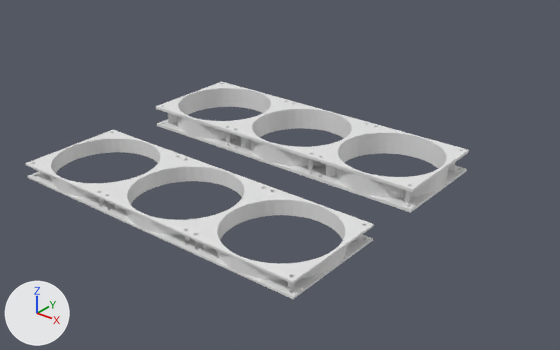
Before and after pictures for a commit that changed the Blender file airflow-tubes/airflow_tubes_v0_2.blend.
The view is the same before and after, from a camera (50 mm lens) standing at (0.793, -0.485, 0.427) and looking at (0.203, 0.251, -0.03). The axes (+X, +Y, +Z) are drawn at lower left. The lights are the same throughout.
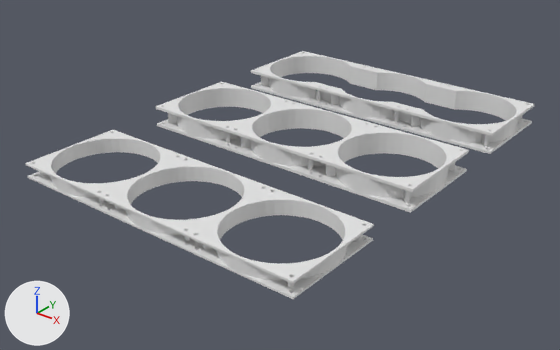
Where the change shows, as pixel boxes (x1, y1, x2, y2) in the pictures (560 x 350 px):
'Cube.005', added: after (251, 51, 534, 154)

Diff of the bpy script that builds the scene:
```diff
--- a/airflow-tubes/airflow_tubes_v0_2.blend.py
+++ b/airflow-tubes/airflow_tubes_v0_2.blend.py
@@ me_cube_008 @@
+me_cube_008.from_pydata(...)  # 2716 vertices, 1478 faces; spans x -79.0..79.0, y -30.0..30.0, z -1.0..1.0
@@ ob_cube_005 @@
+ob_cube_005 = bpy.data.objects.new('Cube.005', me_cube_008)
+ob_cube_005.location = (0.21, 0.4988, 0.0145)
+ob_cube_005.rotation_euler = (0.0, 0.0, 3.927)  # degrees (0, 0, 225)
+ob_cube_005.scale = (0.0025, 0.0065, 0.0112)
```
